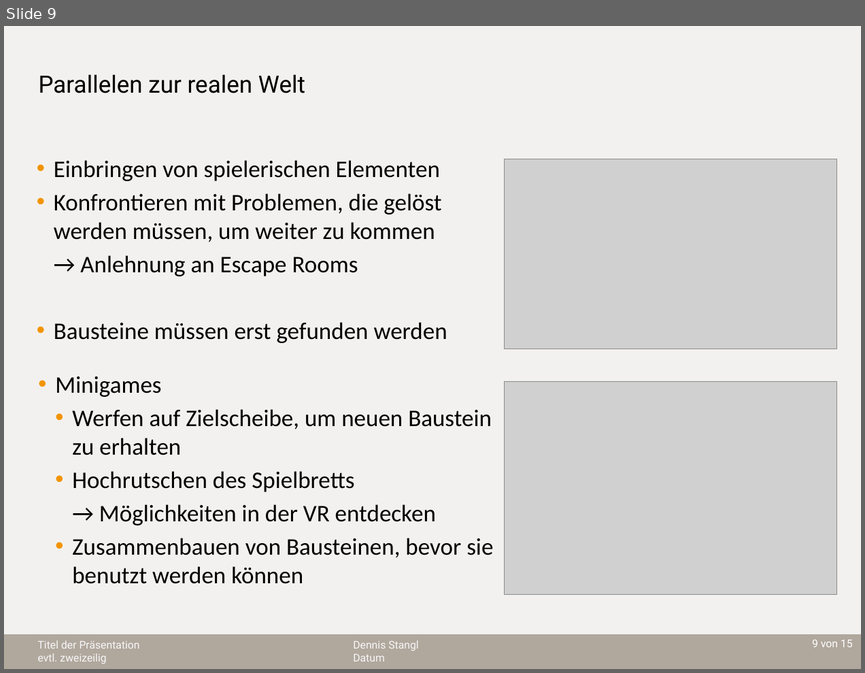
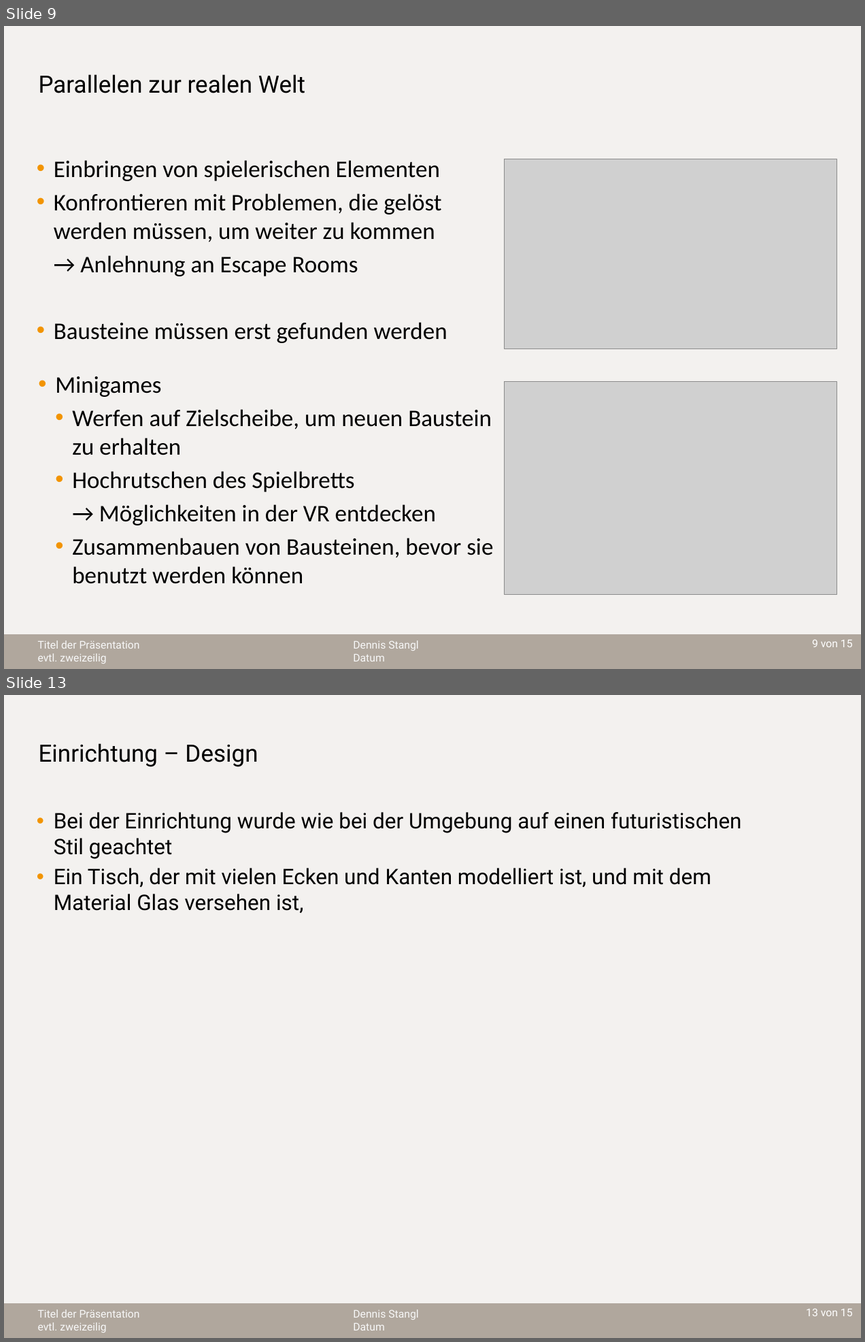
Before and after one commit to sebastian-steindl/EscapeTheVR, a slide deck: Präsentation.pptx. Shown one above the other, each under a label of ours: slide 9 before the commit, slides 9 and 13 after it; the slides between them are not shown. The pictures are 865x673 and 865x1342 pixels, drawn with LibreOffice and Linux fonts; fonts in the diff are those of the drawing; grey boxes stand for pictures; background and template pictures are left out. Boxes give left, top, right and bottom in pixels: in the first picture for what was removed or moved away, otherwise in the second. Text is boxed around its words. In the diff, an @@ line names an element or a change of style, - is before the commit and + after.

```diff
--- a/Präsentation.pptx
+++ b/Präsentation.pptx
@@ slide 13 added at (x1=4, y1=695, x2=861, y2=1338), background #FFFFFF; not listed: 5 template elements that a slide beside it also shows @@
@@ title added at (x1=39, y1=743, x2=258, y2=767), 20 pt, text #000000 @@
+Einrichtung – Design
@@ text added at (x1=54, y1=812, x2=742, y2=913), 18 pt, text #000000 @@
+• Bei der Einrichtung wurde wie bei der Umgebung auf einen futuristischen Stil geachtet
+• Ein Tisch, der mit vielen Ecken und Kanten modelliert ist, und mit dem Material Glas versehen ist,
```
Also in this commit, not shown: 3 other slides added.
